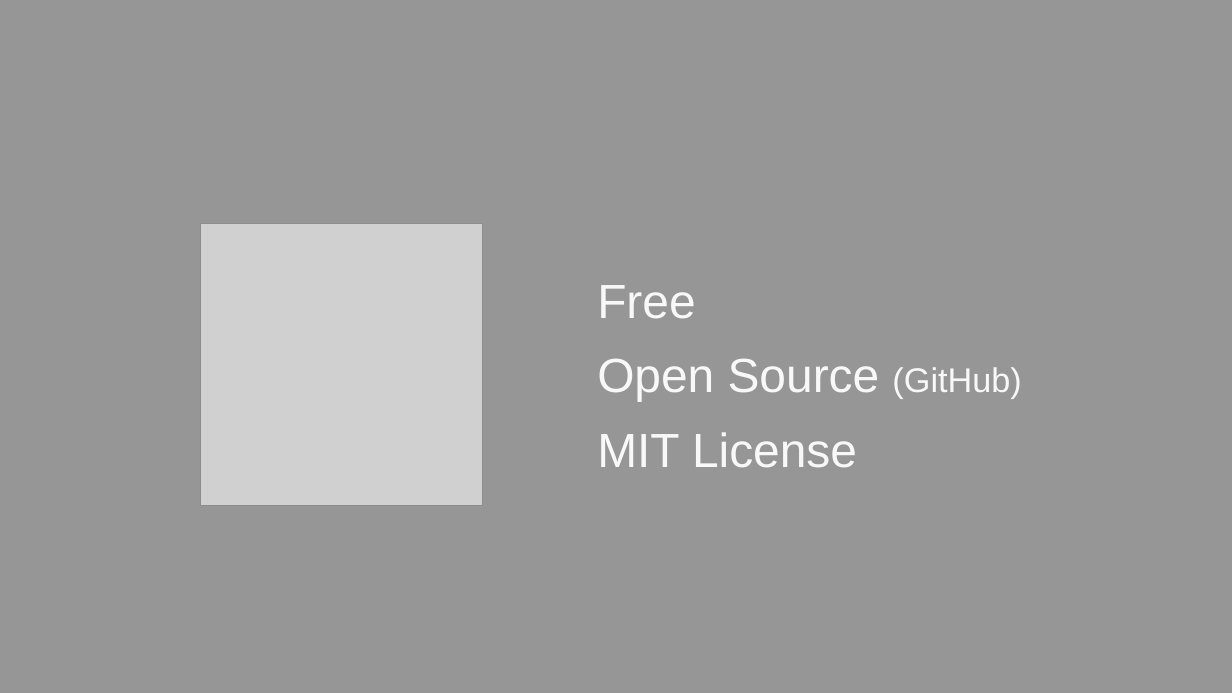
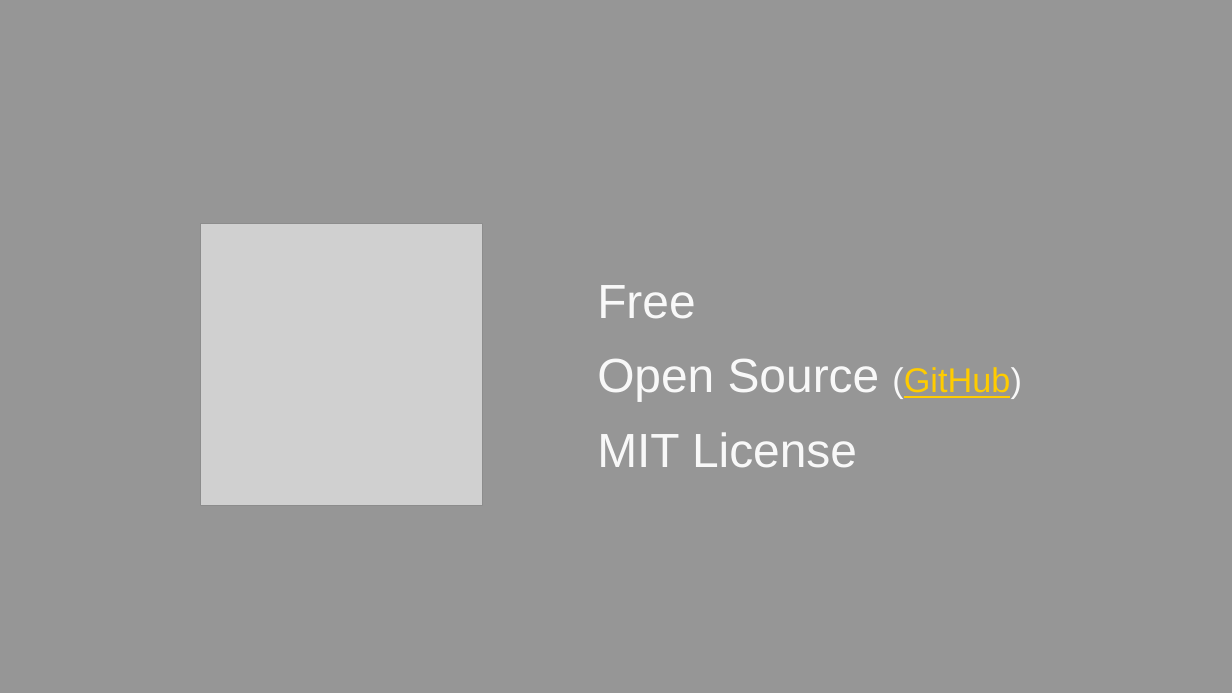
Before and after one commit to wardbell/js4netdev, a slide deck: slide 13 of Bell_ASPConnections_SPAwithBreeze_APA306.pptx. Drawn at 1232x693 pixels with LibreOffice and Linux fonts; fonts in the diff are those of the drawing; grey boxes stand for pictures; background and template pictures are left out. Boxes give left, top, right and bottom in pixels: in the first picture for what was removed or moved away, otherwise in the second. Text is boxed around its words. In the diff, an @@ line names an element or a change of style, - is before the commit and + after.

```diff
--- a/Bell_ASPConnections_SPAwithBreeze_APA306.pptx
+++ b/Bell_ASPConnections_SPAwithBreeze_APA306.pptx
@@ text at [597,358,1022,402]: text colour #F8F8F8 to #FFCC00, underline on in "(GitHub)" @@
```
Also in this commit, not shown: 9 other slides changed, 4 slides added, 1 slide removed.
